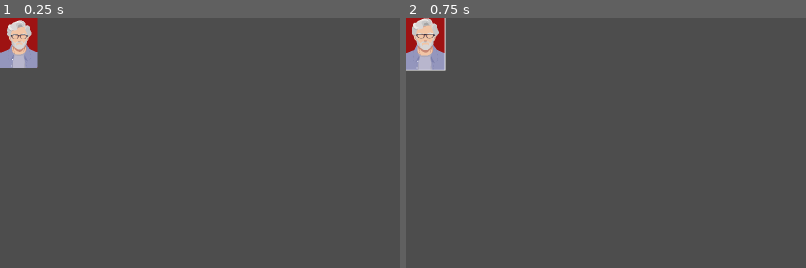
Above: before the commit, frames 1-2 (left to right).
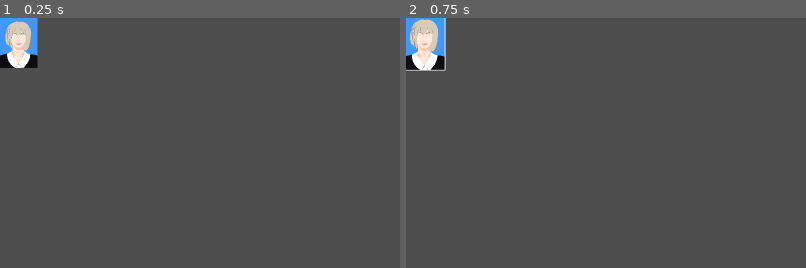
Above: after the commit, the same moments.

Repository: qfwj-lyy/DD
Game: Godot game, scene res://scenes/computer_scene/employees/acm_nan_niang.tscn
The game is run twice, just before and just after one commit, with the same random seed, the same clock (stepped at 60 frames per second) and the same inputs. This scene is started directly instead of the project's main scene.
Inputs (mouse positions are % of the whole screen's width and height, from its top left):
- Up to frame 1 (0.25 s): no input
- Up to frame 2 (0.75 s): tap Enter at 0.5 s; move the mouse to (2, 5) at 0.52 s; press the mouse at (2, 5) at 0.53 s
The pictures show only the part of the screen within x 0-50%, y 0-50%; the shares and areas given below are measured in that part.

The runs differ from the first frame. In frame 1, 1.8% of the frame differs, in the area x 0-10%, y 0-20%; in frame 2, 1.9%, in the area x 0-10%, y 0-21%.
Error in both runs: Invalid access to property or key 'current_scene' on a base object of type 'Nil'. (res://scripts/computer_scene/employees/employee.gd:26)

Commit message:
update
更新了员工证件照

Diff:
--- a/scenes/computer_scene/employees/acm_nan_niang.tscn
+++ b/scenes/computer_scene/employees/acm_nan_niang.tscn
@@ -2,7 +2,7 @@
 
 [ext_resource type="PackedScene" uid="uid://dhjv4wwlto6p1" path="res://scenes/computer_scene/employees/employee.tscn" id="1_5xtvt"]
 [ext_resource type="Script" uid="uid://cb260f8732kag" path="res://scripts/computer_scene/buffs/property_buff.gd" id="2_hdm13"]
-[ext_resource type="Texture2D" uid="uid://byxeqaids0n51" path="res://assets/computer_scene/employee_level3.png" id="3_hdm13"]
+[ext_resource type="Texture2D" uid="uid://y6aop7wcbs2y" path="res://assets/employees/男娘_202510280326_04790.png" id="3_hdm13"]
 
 [node name="ACMNanNiang" instance=ExtResource("1_5xtvt")]
 joining_expenditure = 5
--- a/scenes/computer_scene/employees/fu_zhi_zhan_tie_jia_gou_shi.tscn
+++ b/scenes/computer_scene/employees/fu_zhi_zhan_tie_jia_gou_shi.tscn
@@ -1,7 +1,7 @@
 [gd_scene load_steps=4 format=3 uid="uid://celhihld0r7vr"]
 
 [ext_resource type="PackedScene" uid="uid://dhjv4wwlto6p1" path="res://scenes/computer_scene/employees/employee.tscn" id="1_iwlvo"]
-[ext_resource type="Texture2D" uid="uid://b0pi1u0nd0i4w" path="res://assets/computer_scene/employee_level2.png" id="2_2wqk5"]
+[ext_resource type="Texture2D" uid="uid://kifjvb82wmsp" path="res://assets/employees/李华_202510280326_51834.png" id="2_2wqk5"]
 
 [sub_resource type="GDScript" id="GDScript_2wqk5"]
 script/source = "extends Buff
--- a/scenes/computer_scene/employees/kan_shang_qu_xiang_lao_tou.tscn
+++ b/scenes/computer_scene/employees/kan_shang_qu_xiang_lao_tou.tscn
@@ -1,7 +1,7 @@
 [gd_scene load_steps=6 format=3 uid="uid://beamy6viw6kku"]
 
 [ext_resource type="PackedScene" uid="uid://dhjv4wwlto6p1" path="res://scenes/computer_scene/employees/employee.tscn" id="1_depv1"]
-[ext_resource type="Texture2D" uid="uid://byxeqaids0n51" path="res://assets/computer_scene/employee_level3.png" id="2_l72nb"]
+[ext_resource type="Texture2D" uid="uid://dsxh4c0ig821c" path="res://assets/employees/沧桑_202510280326_43751.png" id="2_l72nb"]
 
 [sub_resource type="GDScript" id="GDScript_l72nb"]
 script/source = "extends Buff
--- a/scenes/computer_scene/employees/zhao_shi_xi_de_fu_er_dai.tscn
+++ b/scenes/computer_scene/employees/zhao_shi_xi_de_fu_er_dai.tscn
@@ -1,7 +1,7 @@
 [gd_scene load_steps=3 format=3 uid="uid://di6dmnal3qh68"]
 
 [ext_resource type="PackedScene" uid="uid://dhjv4wwlto6p1" path="res://scenes/computer_scene/employees/employee.tscn" id="1_glnfd"]
-[ext_resource type="Texture2D" uid="uid://df6ddocu607hh" path="res://assets/computer_scene/employee_level1.png" id="2_s5c2w"]
+[ext_resource type="Texture2D" uid="uid://b8cpbah73skkm" path="res://assets/employees/黄毛富二代_202510280326_23727.png" id="2_s5c2w"]
 
 [node name="ZhaoShiXiDeFuErDai" instance=ExtResource("1_glnfd")]
 joining_expenditure = -3
Binary file added: assets/employees/大牛_202510280325_45442.png
Not shown, added: assets/employees/大牛_202510280325_45442.png.import
Binary file added: assets/employees/小丑_202510280326_15041.png
Not shown, added: assets/employees/小丑_202510280326_15041.png.import
Binary file added: assets/employees/李华_202510280326_51834.png
Not shown, added: assets/employees/李华_202510280326_51834.png.import
Binary file added: assets/employees/沧桑_202510280326_43751.png
Not shown, added: assets/employees/沧桑_202510280326_43751.png.import
Binary file added: assets/employees/男娘_202510280326_04790.png
Not shown, added: assets/employees/男娘_202510280326_04790.png.import
Binary file added: assets/employees/通用_202510280325_54488.png
Not shown, added: assets/employees/通用_202510280325_54488.png.import
(and 4 more such lines)
